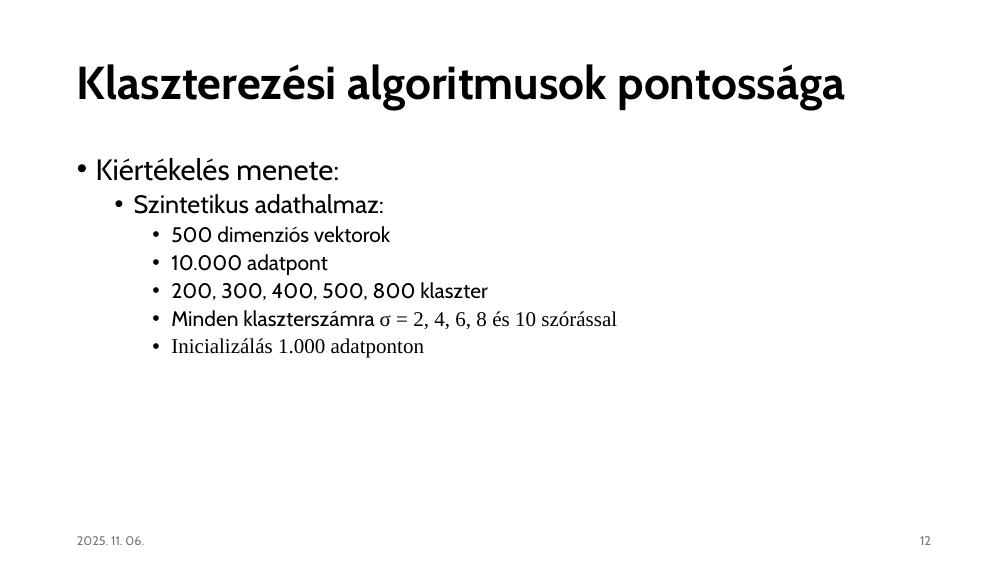
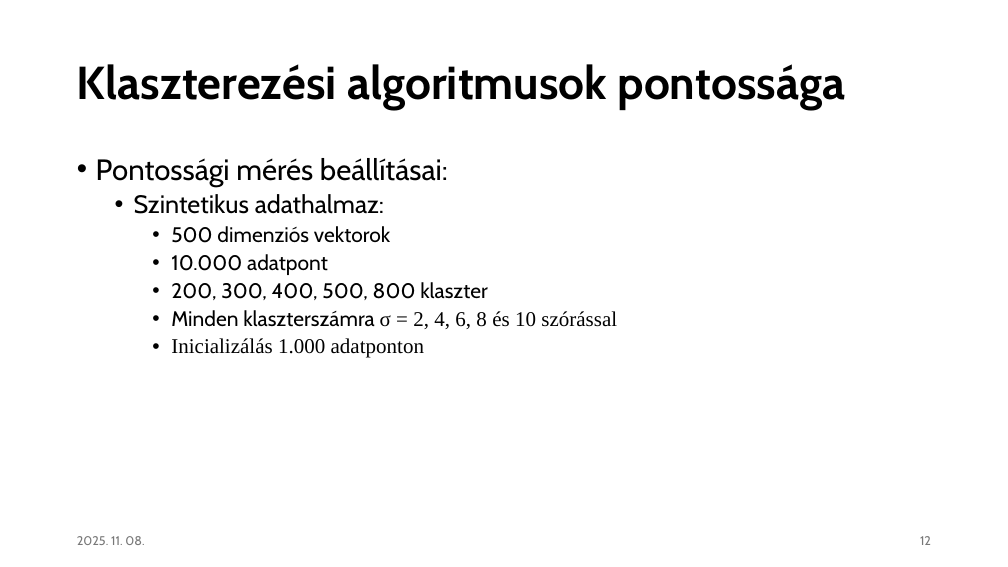
Before and after one commit to czotterbenedek/rag-onlineclustering-optimization, a slide deck: slide 12 of tdk/tdk_v1.pptx. Drawn at 1008x567 pixels with LibreOffice and Linux fonts; fonts in the diff are those of the drawing. Boxes give left, top, right and bottom in pixels: in the first picture for what was removed or moved away, otherwise in the second. Text is boxed around its words. In the diff, an @@ line names an element or a change of style, - is before the commit and + after.

```diff
--- a/tdk/tdk_v1.pptx
+++ b/tdk/tdk_v1.pptx
@@ text at (96,158,448,187): text changed @@
-• Kiértékelés menete:
+• Pontossági mérés beállításai:
@@ text at (77,536,144,545): text changed @@
-2025. 11. 06.
+2025. 11. 08.
```
Also in this commit, not shown: 20 other slides changed, 1 other file.
